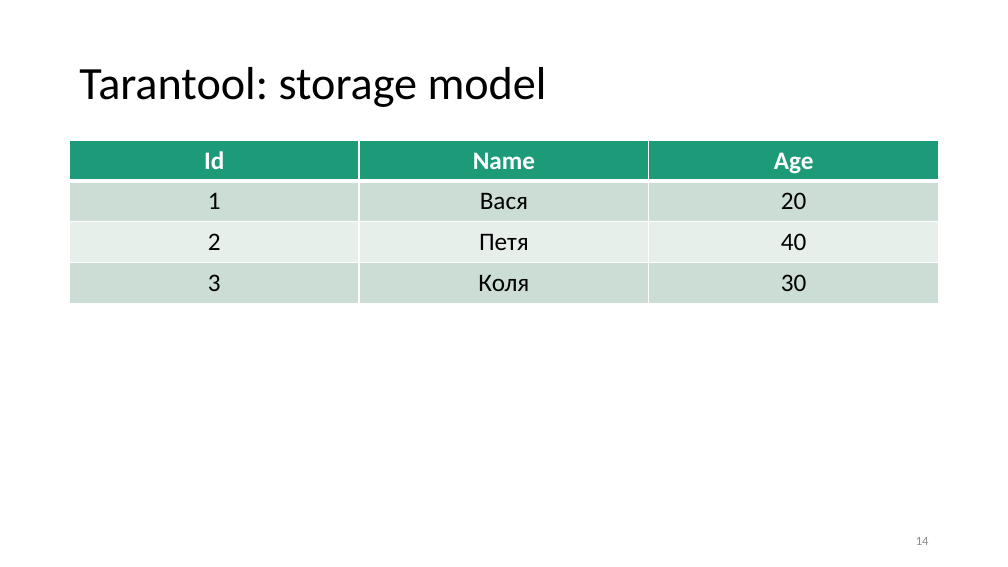
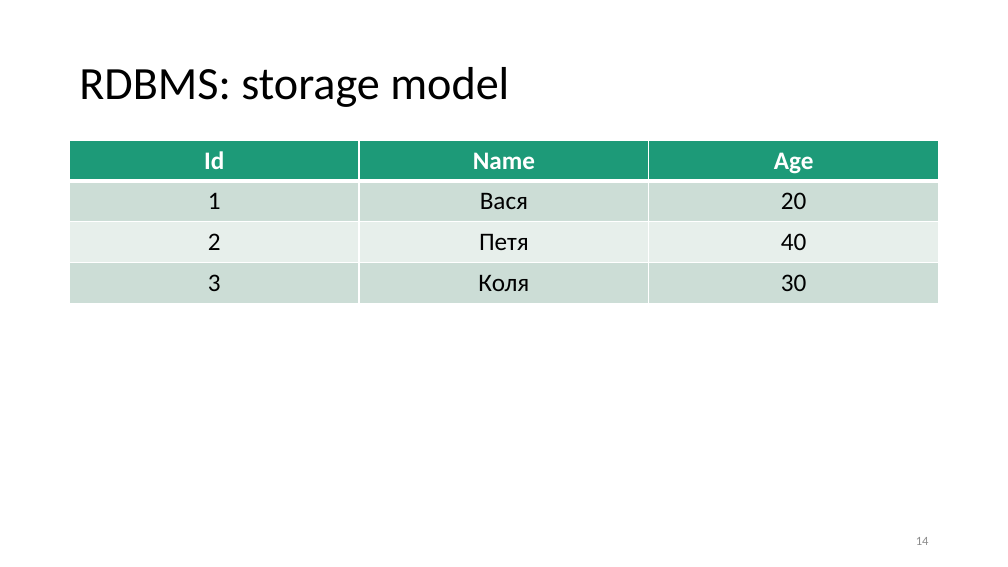
Before and after one commit to aensidhe/presentations, a slide deck: slide 14 of 2018/09/dotnext/Использование Tarantool в .NET-проектах.pptx. Drawn at 1008x567 pixels with LibreOffice and Linux fonts; fonts in the diff are those of the drawing; background and template pictures are left out. Boxes give left, top, right and bottom in pixels: in the first picture for what was removed or moved away, otherwise in the second. Text is boxed around its words. In the diff, an @@ line names an element or a change of style, - is before the commit and + after.

```diff
--- a/2018/09/dotnext/Использование Tarantool в .NET-проектах.pptx
+++ b/2018/09/dotnext/Использование Tarantool в .NET-проектах.pptx
@@ title at [79,67,509,107]: text changed @@
-Tarantool: storage model
+RDBMS: storage model
```
Also in this commit, not shown: 7 other slides changed, 2 slides added, 4 slides removed.
